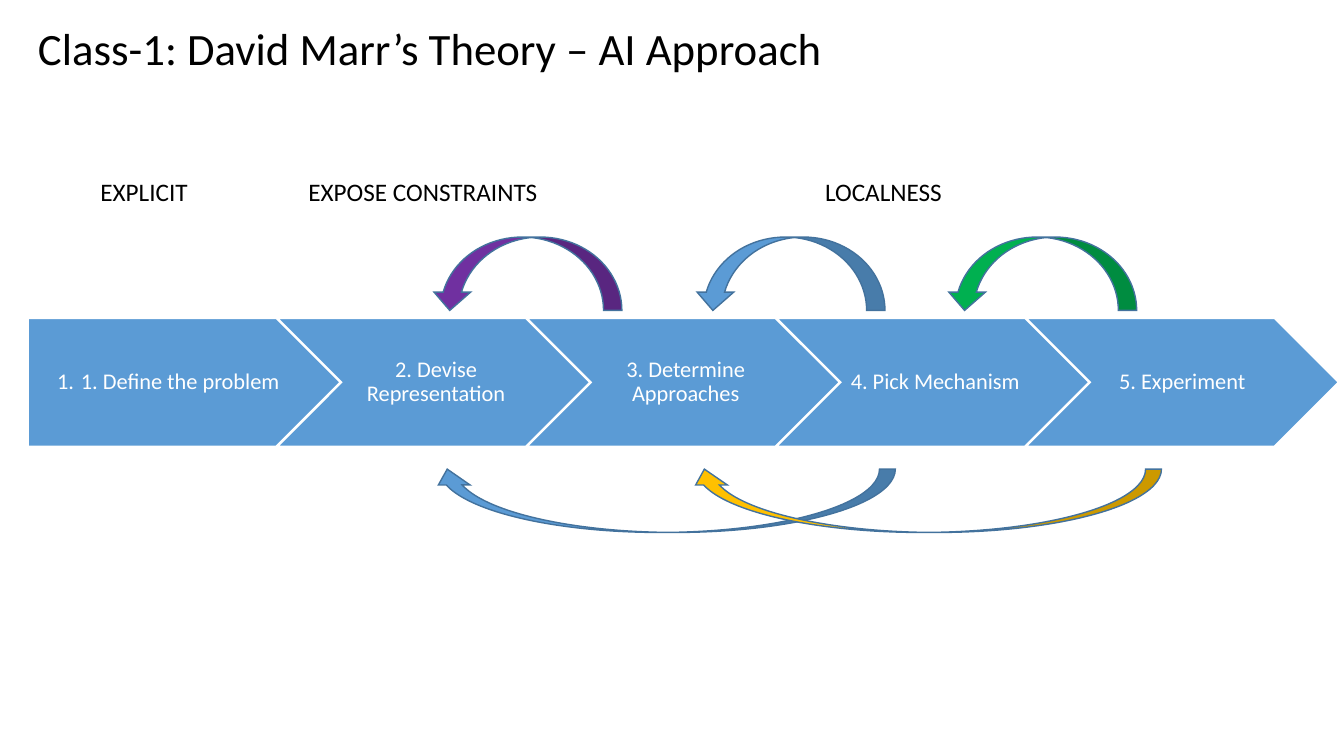
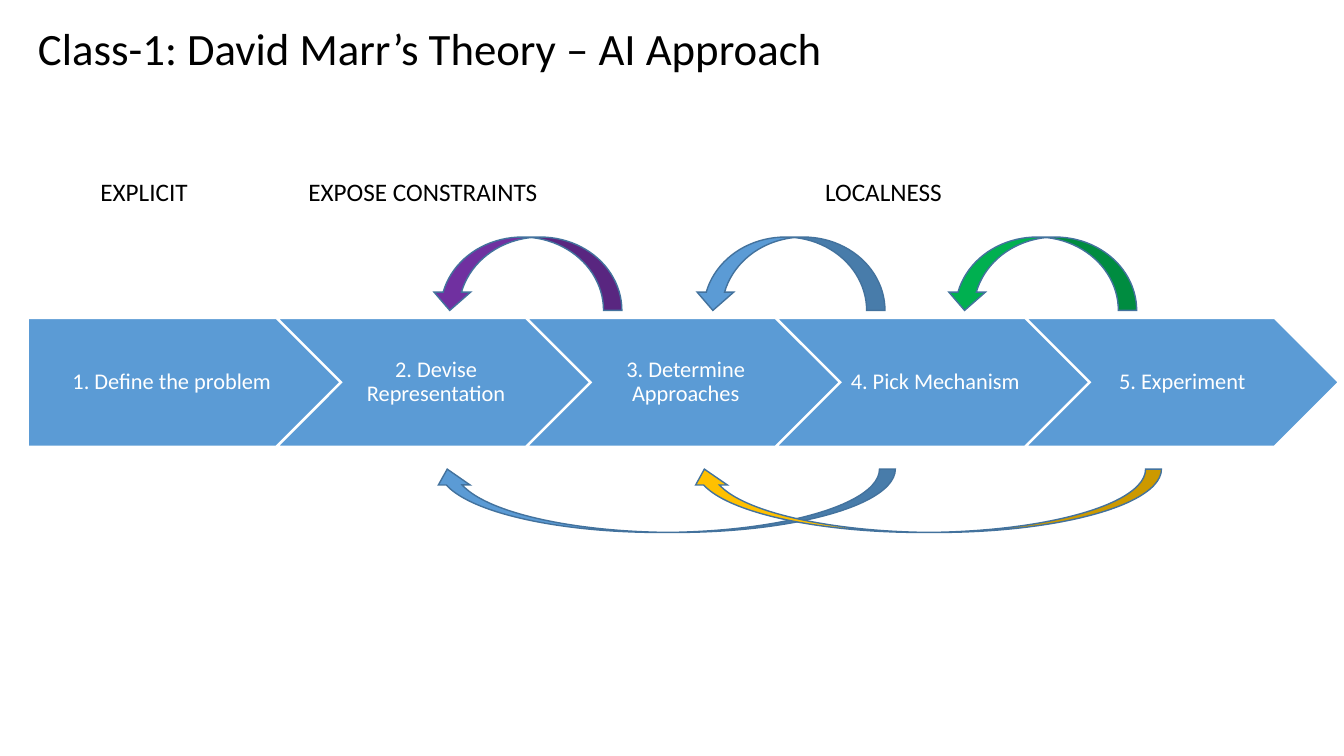
Before and after one commit to renshan2/accesspy, a slide deck: slide 11 of AI-ML-DL/Machine Learning.pptx. Drawn at 1344x756 pixels with LibreOffice and Linux fonts; fonts in the diff are those of the drawing. Boxes give left, top, right and bottom in pixels: in the first picture for what was removed or moved away, otherwise in the second. Text is boxed around its words. In the diff, an @@ line names an element or a change of style, - is before the commit and + after.

```diff
--- a/AI-ML-DL/Machine Learning.pptx
+++ b/AI-ML-DL/Machine Learning.pptx
@@ text "1. Define the problem" at box(72, 373, 271, 393): bullet 1. to none @@
```
Also in this commit, not shown: 2 other slides changed.
